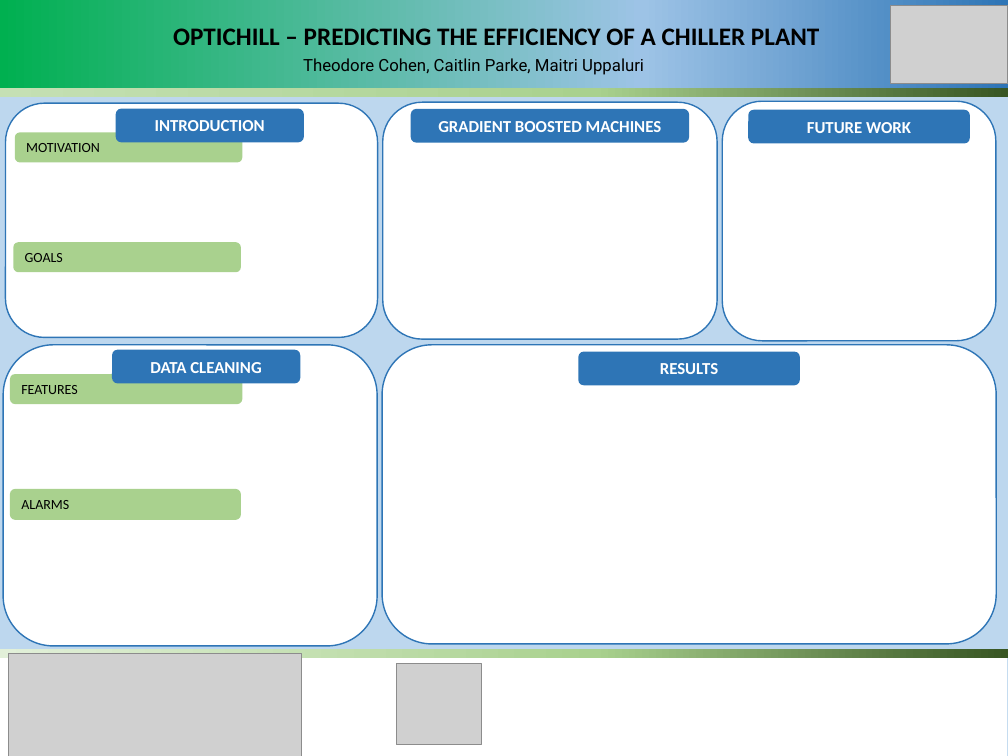
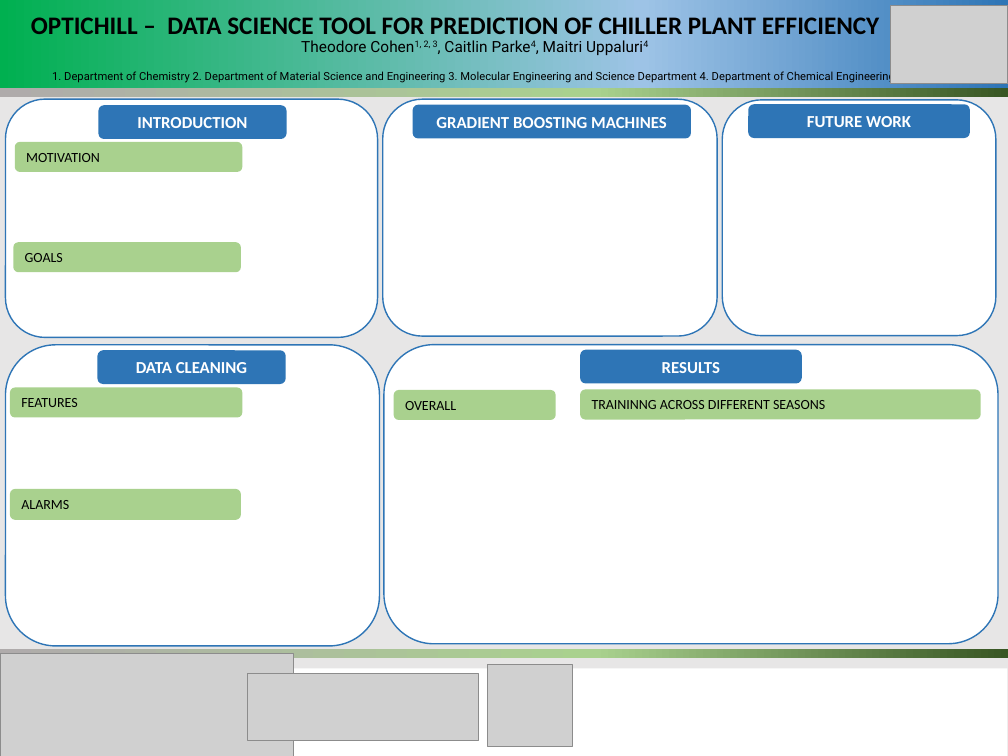
Before and after one commit to optichill/optichill, a slide deck: slide 1 of doc/Poster.pptx. Drawn at 1008x756 pixels with LibreOffice and Linux fonts; fonts in the diff are those of the drawing; grey boxes stand for pictures. Boxes give left, top, right and bottom in pixels: in the first picture for what was removed or moved away, otherwise in the second. Text is boxed around its words. In the diff, an @@ line names an element or a change of style, - is before the commit and + after.

Commit message:
Poster Draft

```diff
--- a/doc/Poster.pptx
+++ b/doc/Poster.pptx
@@ background #BDD7EE to #E7E6E6 @@
@@ text at <box>31,17,879,34</box>: text changed @@
-OPTICHILL – PREDICTING THE EFFICIENCY OF A CHILLER PLANT
+OPTICHILL – DATA SCIENCE TOOL FOR PREDICTION OF CHILLER PLANT EFFICIENCY
@@ text at <box>52,40,895,83</box>: text changed; size 12 to 8 pt @@
-Theodore Cohen, Caitlin Parke, Maitri Uppaluri
+Theodore Cohen1, 2, 3, Caitlin Parke4, Maitri Uppaluri4
+1. Department of Chemistry 2. Department of Material Science and Engineering 3. Molecular Engineering and Science Department 4. Department of Chemical Engineering
@@ rectangle at <box>0,88,1008,97</box>: fill gradient #C5E0B4 to #A9D18E to #385723 to gradient #AFABAB to #A9D18E to #385723 @@
@@ rounded rectangle: place and size @@
-rounded rectangle at <box>5,103,377,337</box>
+rounded rectangle at <box>5,99,377,337</box>
@@ rounded rectangle "INTRODUCTION": place and size @@
-rounded rectangle "INTRODUCTION" at <box>116,109,304,143</box>
+rounded rectangle "INTRODUCTION" at <box>99,105,287,139</box>
@@ rounded rectangle "GRADIENT BOOSTING MACHINES": place and size @@
-rounded rectangle "GRADIENT BOOSTING MACHINES" at <box>410,109,688,143</box>
+rounded rectangle "GRADIENT BOOSTING MACHINES" at <box>412,105,690,139</box>
@@ text in rounded rectangle at <box>436,117,667,128</box>: text changed @@
-GRADIENT BOOSTED MACHINES
+GRADIENT BOOSTING MACHINES
@@ rounded rectangle: place and size @@
-rounded rectangle at <box>723,101,996,341</box>
+rounded rectangle at <box>723,100,996,336</box>
@@ rounded rectangle "FUTURE WORK": place and size @@
-rounded rectangle "FUTURE WORK" at <box>748,110,970,144</box>
+rounded rectangle "FUTURE WORK" at <box>748,104,970,138</box>
@@ rounded rectangle "MOTIVATION": place and size @@
-rounded rectangle "MOTIVATION" at <box>15,132,243,162</box>
+rounded rectangle "MOTIVATION" at <box>15,142,243,172</box>
@@ rounded rectangle "DATA CLEANING": place and size @@
-rounded rectangle "DATA CLEANING" at <box>112,350,300,384</box>
+rounded rectangle "DATA CLEANING" at <box>98,350,286,384</box>
@@ rounded rectangle "FEATURES": place and size @@
-rounded rectangle "FEATURES" at <box>10,374,243,404</box>
+rounded rectangle "FEATURES" at <box>10,387,243,417</box>
@@ rounded rectangle added at <box>581,389,981,419</box>, fill #A9D18E, 10 pt, text #000000 @@
+TRAININNG ACROSS DIFFERENT SEASONS
@@ rounded rectangle added at <box>394,390,556,420</box>, fill #A9D18E, 10 pt, text #000000 @@
+OVERALL
@@ rectangle at <box>0,649,1008,658</box>: fill gradient #E2F0D9 to #A9D18E to #385723 to gradient #AFABAB to #A9D18E to #385723 @@
@@ picture: place and size @@
-picture at <box>8,653,300,756</box>
+picture at <box>1,653,293,756</box>
@@ rectangle: place and size @@
-rectangle at <box>0,658,1007,756</box>
+rectangle at <box>0,668,1007,756</box>
@@ picture added at <box>247,673,478,741</box> @@
@@ picture: place and size @@
-picture at <box>396,663,481,744</box>
+picture at <box>487,665,572,746</box>
```
